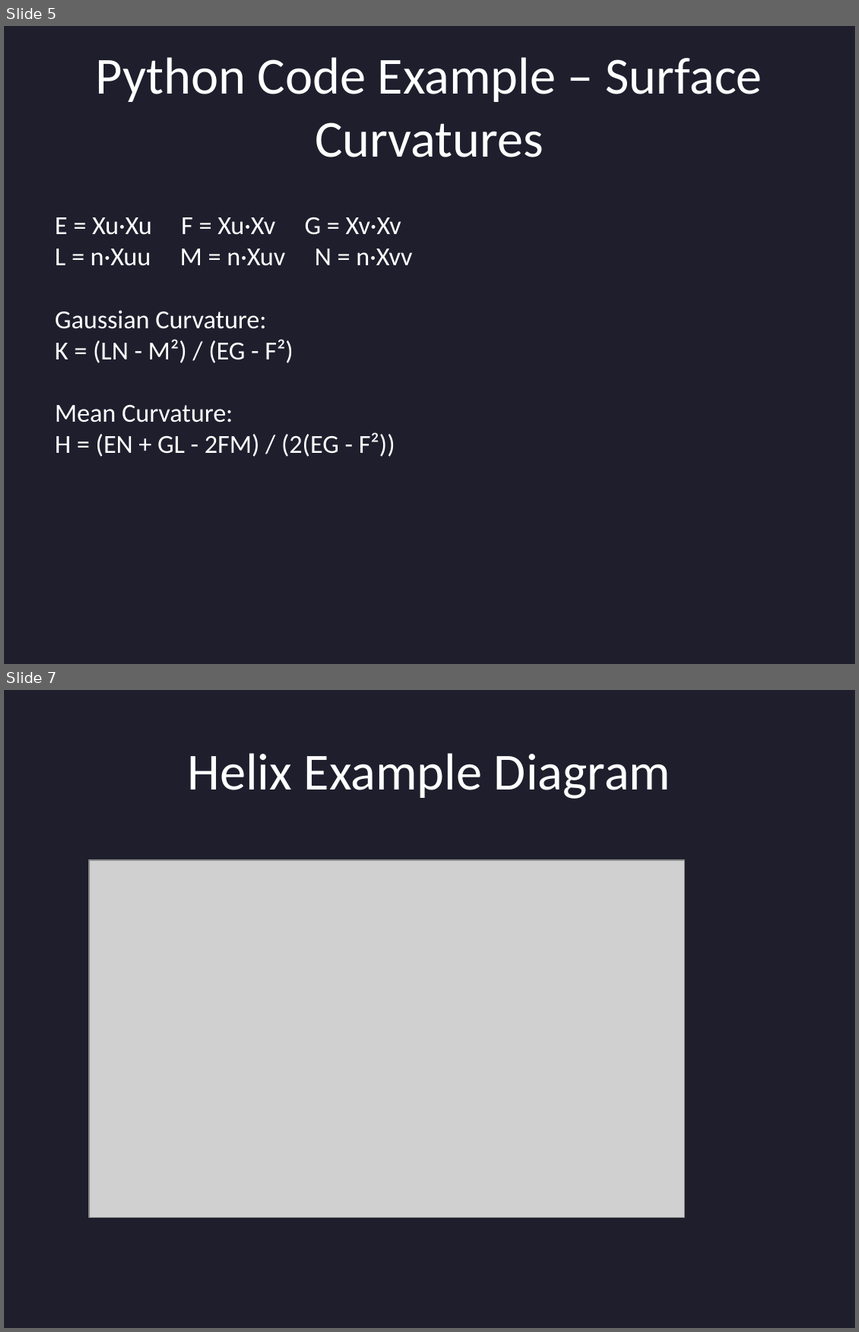
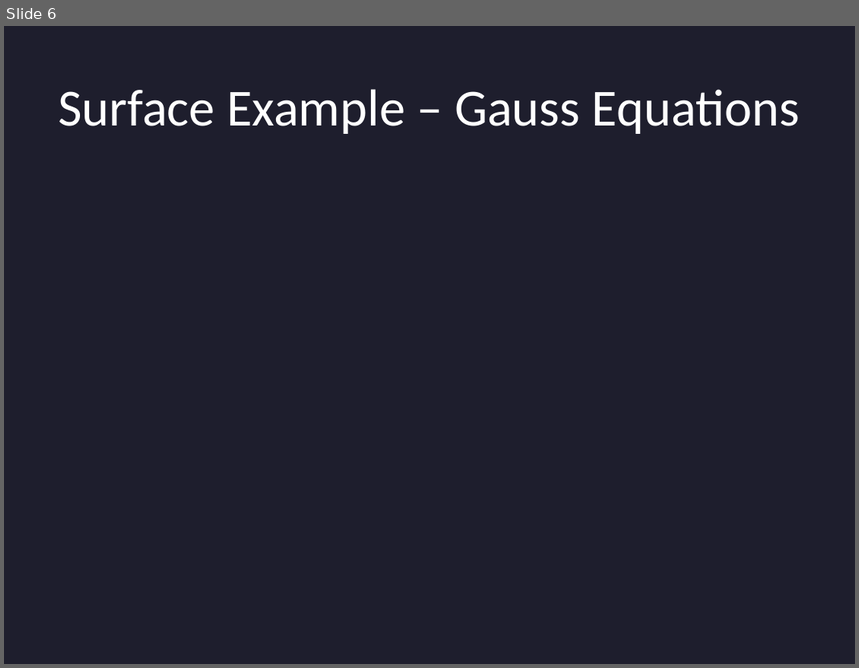
Before and after one commit to Ashwin-180803/MATH348-Project, a slide deck: Final_Curves_and_Surfaces_FullEdition.pptx. Shown one above the other, each under a label of ours: slides 5 and 7 before the commit, slide 6 after it; the slides between them are not shown. The pictures are 859x1332 and 859x668 pixels, drawn with LibreOffice and Linux fonts; fonts in the diff are those of the drawing; grey boxes stand for pictures. Boxes give left, top, right and bottom in pixels: in the first picture for what was removed or moved away, otherwise in the second. Text is boxed around its words. In the diff, an @@ line names an element or a change of style, - is before the commit and + after.

```diff
--- a/Final_Curves_and_Surfaces_FullEdition.pptx
+++ b/Final_Curves_and_Surfaces_FullEdition.pptx
@@ slide 7 removed at (4, 690, 855, 1328), background #1E1E2D @@
@@ title removed at (187, 753, 671, 799) @@
-Helix Example Diagram
@@ picture removed at (89, 860, 685, 1217) @@
@@ what was slide 5 is now slide 6 @@
@@ slide 6 changed as well @@
@@ title at (58, 89, 800, 134): text changed @@
-Python Code Example – Surface Curvatures
+Surface Example – Gauss Equations
@@ text removed at (55, 218, 412, 457) @@
-E = Xu·Xu F = Xu·Xv G = Xv·Xv
-L = n·Xuu M = n·Xuv N = n·Xvv
-Gaussian Curvature:
-K = (LN - M²) / (EG - F²)
-Mean Curvature:
-H = (EN + GL - 2FM) / (2(EG - F²))
```
Also in this commit, not shown: 5 other slides changed, 1 slide added, 11 other slides removed, 3 other files.
